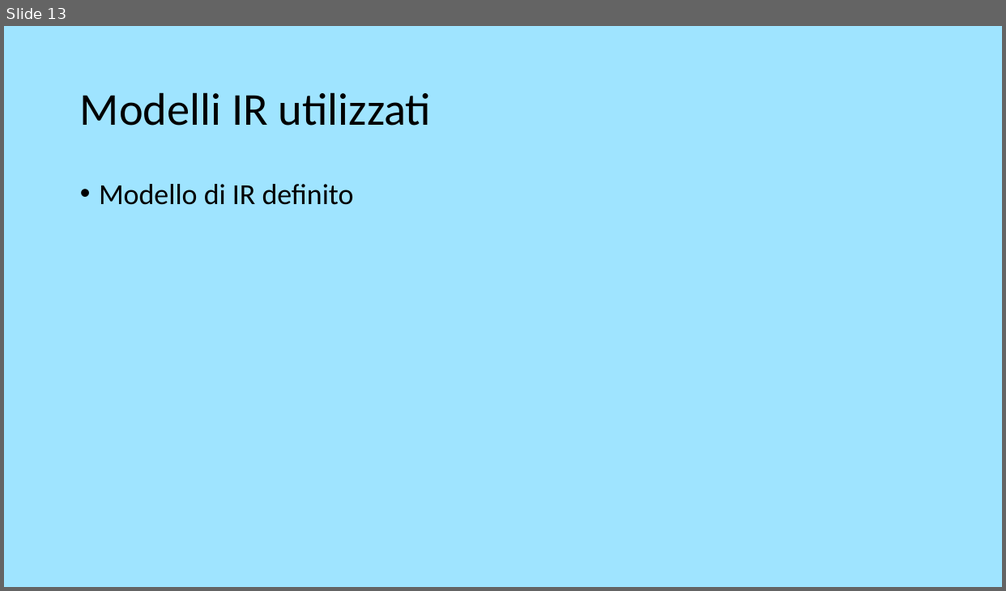
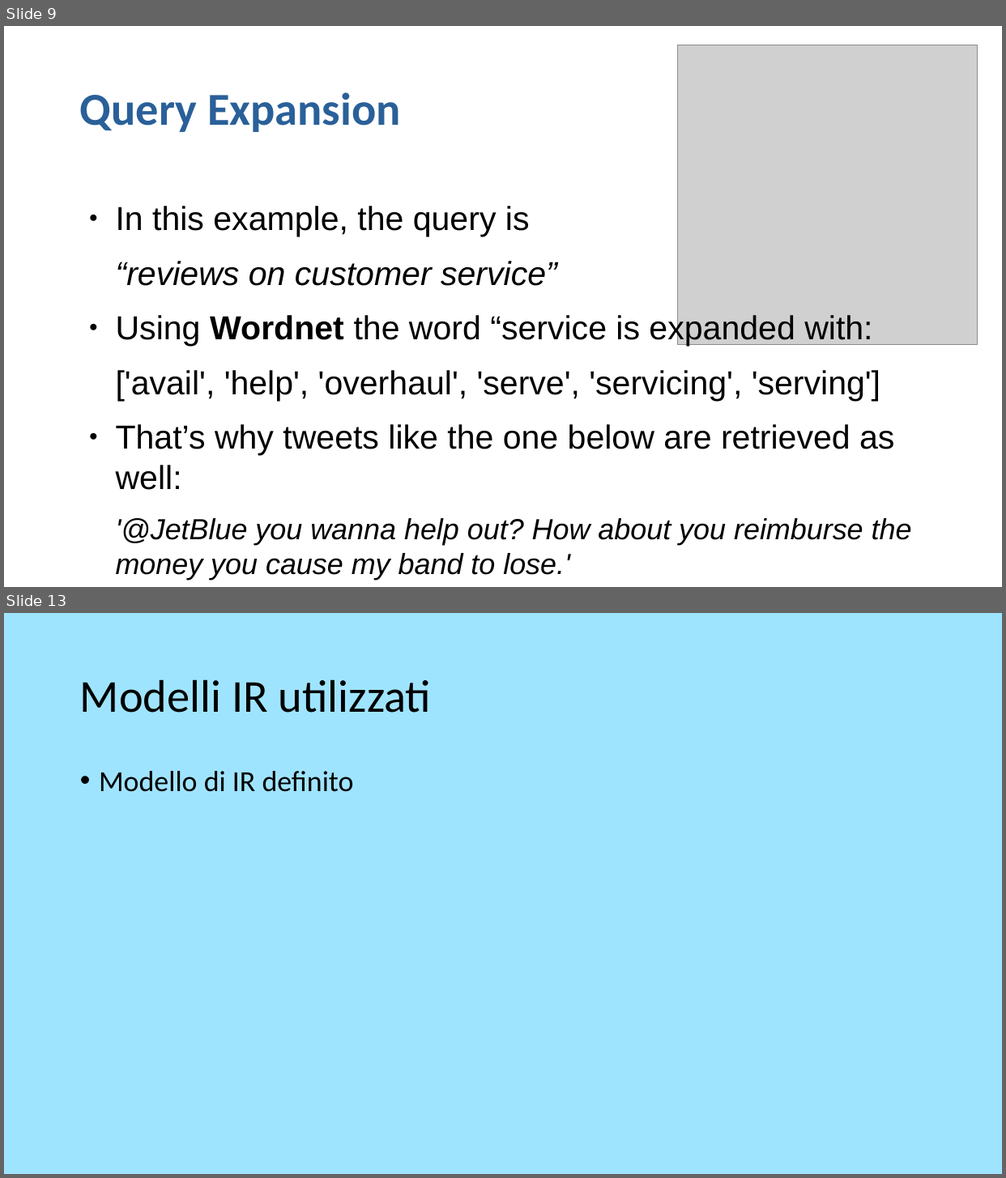
Before and after one commit to theElandor/Progetto3.0, a slide deck: 1PresentazioneGI.odp. Shown one above the other, each under a label of ours: slide 13 before the commit, slides 9 and 13 after it; the slides between them are not shown. The pictures are 1006x591 and 1006x1178 pixels, drawn with LibreOffice and Linux fonts; fonts in the diff are those of the drawing; grey boxes stand for pictures. Boxes give left, top, right and bottom in pixels: in the first picture for what was removed or moved away, otherwise in the second. Text is boxed around its words. In the diff, an @@ line names an element or a change of style, - is before the commit and + after.

```diff
--- a/1PresentazioneGI.odp
+++ b/1PresentazioneGI.odp
@@ slide 9 added at box(4, 26, 1002, 587), background #FFFFFF @@
@@ picture added at box(678, 45, 978, 344) @@
@@ title added at box(80, 92, 401, 132), 44 pt, text #2A6099, bold @@
+Query Expansion
@@ text added at box(116, 206, 912, 580), 32 pt, text #000000 @@
+● In this example, the query is
+“reviews on customer service”
+● Using Wordnet the word “service is expanded with:
+['avail', 'help', 'overhaul', 'serve', 'servicing', 'serving']
+● That’s why tweets like the one below are retrieved as well:
+'@JetBlue you wanna help out? How about you reimburse the money you cause my band to lose.'
```
Also in this commit, not shown: 1 slide changed, 10 other slides added, 14 slides removed, 13 other files.
